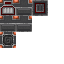
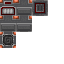
Layer changes from the first w=64, h=64 image to the second:
added layer "Filter Layer 1 (Color Adjustment) Merged" (copy) above "Background" over [0, 0, 48, 48]
painted on "Background" over [0, 0, 48, 48]
